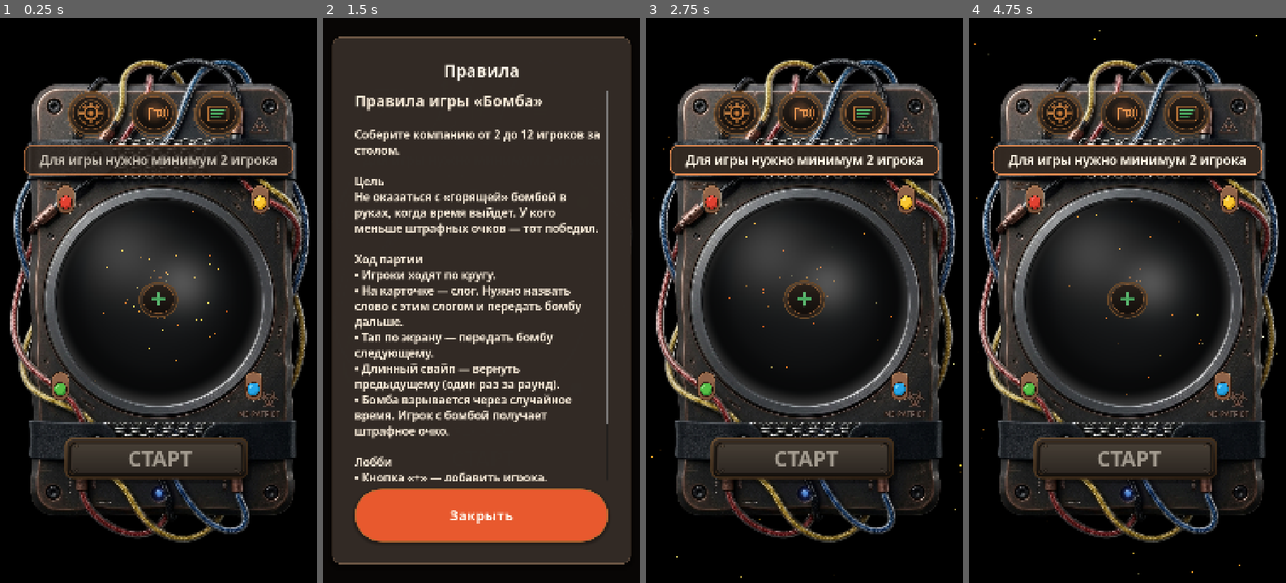
Above: before the commit, frames 1-4 (left to right).
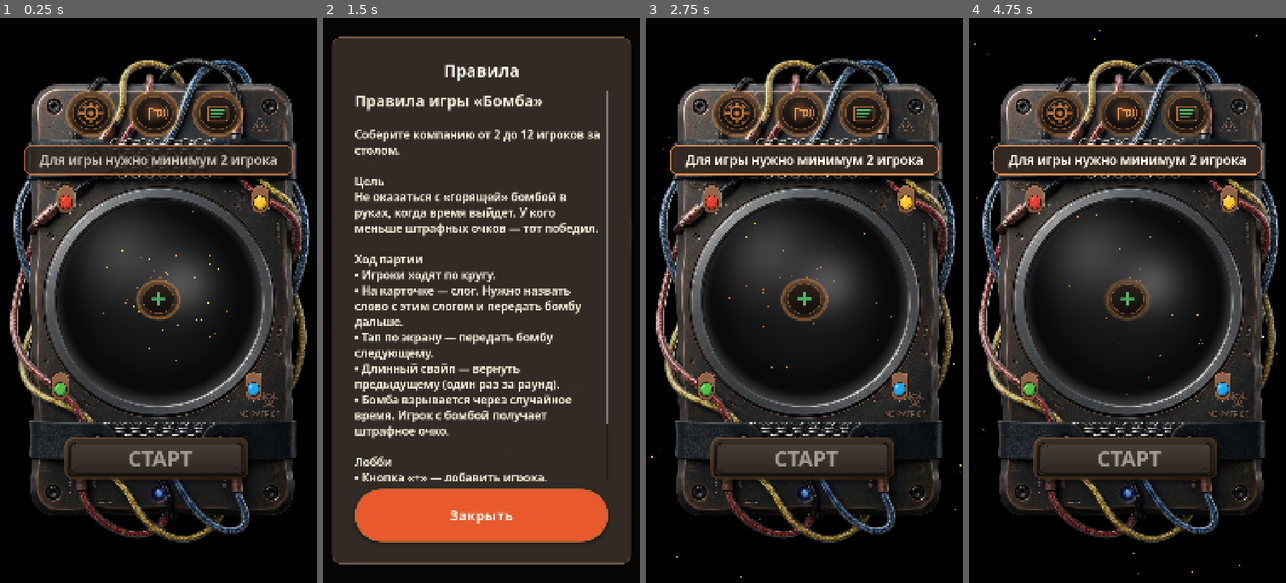
Above: after the commit, the same moments.

Repository: GGamezebo/GodBomb
Game: Godot game, scene res://main.tscn
Two runs of this game, one before a commit and one after it. Both use one fixed random seed, a clock stepped at 60 frames per second and the inputs below.
Inputs (mouse positions are in pixels of both pictures, inside the frame that each line leads up to):
- Up to frame 1 (0.25 s): no input
- Up to frame 2 (1.5 s): click (541, 114) at 0.5 s; click (481, 300) at 1.25 s
- Up to frame 3 (2.75 s): click "Закрыть" at 2 s
- Up to frame 4 (4.75 s): click (1187, 114) at 2.75 s; click (1127, 300) at 3.5 s; click "Закрыть" at 4.25 s

The runs differ from the first frame. In frame 1, 0.6% of the frame differs, in the area x 20-78%, y 12-54%; in frame 2, less than 0.1%; in frame 3, 0.6%; in frame 4, 0.4%.

Commit message:
style for buttons

Diff:
--- /dev/null
+++ b/src/features/menu/bomb_icon_glow.gd
@@ -0,0 +1,105 @@
+class_name BombIconGlow
+extends Control
+
+enum ShapeProfile { TOP_BAR_120, TABLE_144 }
+
+const PULSE_PERIOD := 2.6
+const BASE_GLOW_ALPHA := 0.2
+const PULSE_GLOW_ALPHA := 0.32
+const GLOW_SCALE := 1.09
+const LINE_WIDTH := 5.5
+const OUTER_LINE_WIDTH := 2.5
+const OUTER_GAP := 5.0
+
+const CENTER_Y_120 := 58.0 / 120.0
+const RX_120 := 54.0 / 120.0
+const RY_120 := 50.0 / 120.0
+const CENTER_Y_144 := 70.0 / 144.0
+const RX_144 := 62.0 / 144.0
+const RY_144 := 56.0 / 144.0
+
+@export var shape_profile: ShapeProfile = ShapeProfile.TOP_BAR_120
+@export var glow_tint: Color = Color(0.92, 0.58, 0.28, 1.0)
+@export var alert_glow: bool = false
+
+var _glow_enabled := true
+var _hover_boost := 0.0
+var _extra_boost := 0.0
+var _phase := 0.0
+
+
+func _ready() -> void:
+	mouse_filter = Control.MOUSE_FILTER_IGNORE
+	set_process(_glow_enabled)
+
+
+func set_glow_enabled(enabled: bool) -> void:
+	_glow_enabled = enabled
+	visible = enabled
+	set_process(enabled)
+	queue_redraw()
+
+
+func set_hover_boost(boost: float) -> void:
+	_hover_boost = boost
+	queue_redraw()
+
+
+func set_extra_boost(boost: float) -> void:
+	_extra_boost = boost
+	queue_redraw()
+
+
+func _process(delta: float) -> void:
+	if not _glow_enabled:
+		return
+	_phase += delta
+	queue_redraw()
+
+
+func _bezel_geometry() -> Dictionary:
+	var min_dim := minf(size.x, size.y)
+	match shape_profile:
+		ShapeProfile.TABLE_144:
+			return {
+				"center": Vector2(size.x * 0.5, size.y * CENTER_Y_144),
+				"rx": min_dim * RX_144 * GLOW_SCALE,
+				"ry": min_dim * RY_144 * GLOW_SCALE,
+			}
+		_:
+			return {
+				"center": Vector2(size.x * 0.5, size.y * CENTER_Y_120),
+				"rx": min_dim * RX_120 * GLOW_SCALE,
+				"ry": min_dim * RY_120 * GLOW_SCALE,
+			}
+
+
+func _ellipse_points(center: Vector2, rx: float, ry: float, segments: int = 72) -> PackedVector2Array:
+	var pts := PackedVector2Array()
+	pts.resize(segments + 1)
+	for i in segments + 1:
+		var angle := float(i) / float(segments) * TAU
+		pts[i] = center + Vector2(cos(angle) * rx, sin(angle) * ry)
+	return pts
+
+
+func _draw() -> void:
+	if not _glow_enabled:
+		return
+	var geo := _bezel_geometry()
+	var tint := glow_tint
+	if alert_glow:
+		tint = Color(0.95, 0.42, 0.28, 1.0)
+	var pulse := 0.5 + 0.5 * sin(_phase * TAU / PULSE_PERIOD)
+	var alpha := BASE_GLOW_ALPHA + pulse * PULSE_GLOW_ALPHA + _hover_boost + _extra_boost
+	if alert_glow:
+		alpha += 0.05
+	var ring_color := Color(tint.r, tint.g, tint.b, alpha)
+	draw_polyline(_ellipse_points(geo.center, geo.rx, geo.ry), ring_color, LINE_WIDTH, true)
+	var outer_color := Color(tint.r, tint.g, tint.b, alpha * 0.38)
+	draw_polyline(
+		_ellipse_points(geo.center, geo.rx + OUTER_GAP, geo.ry + OUTER_GAP * 0.85),
+		outer_color,
+		OUTER_LINE_WIDTH,
+		true
+	)
--- /dev/null
+++ b/src/features/menu/bomb_table_action_button.gd
@@ -0,0 +1,40 @@
+class_name BombTableActionButton
+extends TextureButton
+
+var _glow: BombIconGlow
+
+
+func _ready() -> void:
+	clip_contents = false
+	focus_mode = Control.FOCUS_NONE
+	_glow = BombIconGlow.new()
+	_glow.shape_profile = BombIconGlow.ShapeProfile.TABLE_144
+	_glow.mouse_filter = Control.MOUSE_FILTER_IGNORE
+	_glow.show_behind_parent = true
+	add_child(_glow)
+	move_child(_glow, 0)
+	resized.connect(_layout_glow)
+	_layout_glow()
+	set_glow_active(false)
+
+
+func _layout_glow() -> void:
+	if not _glow:
+		return
+	_glow.set_anchors_preset(Control.PRESET_FULL_RECT)
+	_glow.size = size
+
+
+func set_glow_active(active: bool) -> void:
+	if _glow:
+		_glow.set_glow_enabled(active)
+
+
+func set_alert_glow(alert: bool) -> void:
+	if _glow:
+		_glow.alert_glow = alert
+
+
+func set_zone_boost(in_zone: bool) -> void:
+	if _glow:
+		_glow.set_extra_boost(0.14 if in_zone else 0.0)
--- a/src/features/menu/bomb_top_bar_button.gd
+++ b/src/features/menu/bomb_top_bar_button.gd
@@ -1,22 +1,22 @@
 class_name BombTopBarButton
 extends TextureButton
 
-const PULSE_PERIOD := 2.6
-const BASE_GLOW_ALPHA := 0.14
-const PULSE_GLOW_ALPHA := 0.26
-const HOVER_BOOST := 0.1
+const HOVER_BOOST := 0.12
 
 @export var glow_tint: Color = Color(0.92, 0.58, 0.28, 1.0)
 @export var alert_glow: bool = false
 
-var _glow: _GlowRing
+var _glow: BombIconGlow
 var _hovered := false
 
 
 func _ready() -> void:
 	clip_contents = false
 	focus_mode = Control.FOCUS_NONE
-	_glow = _GlowRing.new()
+	_glow = BombIconGlow.new()
+	_glow.shape_profile = BombIconGlow.ShapeProfile.TOP_BAR_120
+	_glow.glow_tint = glow_tint
+	_glow.alert_glow = alert_glow
 	_glow.mouse_filter = Control.MOUSE_FILTER_IGNORE
 	_glow.show_behind_parent = true
 	add_child(_glow)
@@ -26,7 +26,6 @@
 	mouse_exited.connect(_on_mouse_exited)
 	button_down.connect(_on_button_down)
 	button_up.connect(_on_button_up)
-	_glow.configure(_get_glow_color(), alert_glow)
 	_layout_glow()
 
 
@@ -35,6 +34,8 @@
 		return
 	_glow.set_anchors_preset(Control.PRESET_FULL_RECT)
 	_glow.size = size
+	_glow.glow_tint = glow_tint
+	_glow.alert_glow = alert_glow
 
 
 func _on_mouse_entered() -> void:
@@ -54,50 +55,3 @@
 
 func _on_button_up() -> void:
 	modulate = Color(1.04, 1.0, 0.96, 1.0) if _hovered else Color.WHITE
-
-
-func _get_glow_color() -> Color:
-	if alert_glow:
-		return Color(0.95, 0.42, 0.28, 1.0)
-	return glow_tint
-
-
-class _GlowRing extends Control:
-	const PULSE_PERIOD := 2.6
-	const BASE_GLOW_ALPHA := 0.14
-	const PULSE_GLOW_ALPHA := 0.26
-
-	var _hover_boost := 0.0
-	var _phase := 0.0
-	var _tint := Color(0.92, 0.58, 0.28, 1.0)
-	var _alert := false
-
-	func _ready() -> void:
-		set_process(true)
-
-	func configure(tint: Color, alert: bool) -> void:
-		_tint = tint
-		_alert = alert
-
-	func set_hover_boost(boost: float) -> void:
-		_hover_boost = boost
-
-	func _process(delta: float) -> void:
-		var parent := get_parent() as BombTopBarButton
-		if parent:
-			_tint = parent._get_glow_color()
-			_alert = parent.alert_glow
-		_phase += delta
-		queue_redraw()
-
-	func _draw() -> void:
-		var center := size * 0.5
-		var base_radius := minf(size.x, size.y) * 0.47
-		var pulse := 0.5 + 0.5 * sin(_phase * TAU / PULSE_PERIOD)
-		var alpha := BASE_GLOW_ALPHA + pulse * PULSE_GLOW_ALPHA + _hover_boost
-		if _alert:
-			alpha += 0.04
-		var ring := Color(_tint.r, _tint.g, _tint.b, alpha)
-		draw_arc(center, base_radius, 0.0, TAU, 72, ring, 4.5)
-		var outer := Color(_tint.r, _tint.g, _tint.b, alpha * 0.35)
-		draw_arc(center, base_radius + 7.0, 0.0, TAU, 72, outer, 2.0)
--- a/src/features/player_selection/player_selection_widget.gd
+++ b/src/features/player_selection/player_selection_widget.gd
@@ -49,7 +49,6 @@
 var _turn_order_arrows: TurnOrderArrowsLayer
 var _order_badges_layer: Control
 var _order_badges: Array[SeatOrderBadge] = []
-var _remove_button_ring: ChairSwapRing
 var _remove_zone_haptic_active: bool = false
 var _table_hint_banner: TableHintBanner
 var _swap_drag_hint_active: bool = false
@@ -68,7 +67,6 @@
 func _ready() -> void:
 	_setup_turn_order_arrows()
 	_setup_order_badges()
-	_setup_remove_button_ring()
 	_setup_swap_hints()
 	if add_player_button:
 		add_player_button.pressed.connect(_on_add_player_button_pressed)
@@ -103,8 +101,6 @@
 func _on_bomb_layout_applied() -> void:
 	_schedule_position_update()
 	_update_hint_banner_layout()
-	_apply_remove_ring_radius()
-	_layout_remove_button_ring()
 
 
 func _find_layout_host() -> Node:
@@ -218,40 +214,21 @@
 	listener.deinit()
 
 
-func _setup_remove_button_ring() -> void:
+func _sync_add_button_glow(zone_boost: bool = false) -> void:
+	if not add_player_button is BombTableActionButton:
+		return
+	var btn := add_player_button as BombTableActionButton
+	var active := add_player_button.visible and not add_player_button.disabled
+	btn.set_glow_active(active)
+	btn.set_alert_glow(_is_remove_mode)
+	btn.set_zone_boost(zone_boost)
+
+
+func _remove_ring_radius() -> float:
 	if not add_player_button:
-		return
-	_remove_button_ring = ChairSwapRing.new()
-	_remove_button_ring.ring_color = ChairSwapRing.DEFAULT_RING_COLOR
-	_remove_button_ring.z_index = 1
-	_remove_button_ring.mouse_filter = Control.MOUSE_FILTER_IGNORE
-	add_player_button.add_child(_remove_button_ring)
-	if not add_player_button.resized.is_connected(_layout_remove_button_ring):
-		add_player_button.resized.connect(_layout_remove_button_ring)
-	_apply_remove_ring_radius()
-	_layout_remove_button_ring()
-
-
-func _apply_remove_ring_radius() -> void:
-	if not _remove_button_ring or not add_player_button:
-		return
+		return ChairSwapRing.DEFAULT_RING_RADIUS
 	var button_half := minf(add_player_button.size.x, add_player_button.size.y) * 0.5
-	var chair_half := chair_size.x * 0.5
-	_remove_button_ring.set_ring_radius(ChairSwapRing.radius_for_half_extent(button_half, chair_half))
-
-
-func _layout_remove_button_ring() -> void:
-	if not _remove_button_ring or not add_player_button:
-		return
-	var ring_radius := _remove_button_ring.ring_radius
-	var button_center := add_player_button.size * 0.5
-	_remove_button_ring.position = button_center - Vector2(ring_radius, ring_radius)
-
-
-func _remove_ring_radius() -> float:
-	if _remove_button_ring:
-		return _remove_button_ring.ring_radius
-	return ChairSwapRing.DEFAULT_RING_RADIUS
+	return ChairSwapRing.radius_for_half_extent(button_half, chair_size.x * 0.5)
 
 
 func _get_remove_button_center_global() -> Vector2:
@@ -282,12 +259,8 @@
 
 
 func _update_remove_button_ring(dragging: PlayerIcon) -> void:
-	if not _remove_button_ring:
-		return
-	_apply_remove_ring_radius()
-	_layout_remove_button_ring()
 	var in_zone := dragging != null and _is_icon_in_remove_ring(dragging)
-	_remove_button_ring.visible_ring = in_zone
+	_sync_add_button_glow(in_zone)
 	_update_remove_button_highlight(in_zone)
 
 
@@ -683,6 +656,7 @@
 		add_player_button.disabled = count >= game_config.max_players
 		_update_add_button_animation(_player_icons.size() < _min_players_required())
 	_apply_add_button_texture()
+	_sync_add_button_glow()
 	_refresh_table_hint()
 
 
@@ -937,8 +911,7 @@
 	_set_order_markers_drag_dimmed(false)
 	_refresh_turn_order()
 	_clear_chair_highlights()
-	if _remove_button_ring:
-		_remove_button_ring.visible_ring = false
+	_sync_add_button_glow(false)
 	_update_remove_button_highlight(false)
 
 	if should_remove:
@@ -1140,8 +1113,6 @@
 	if what == NOTIFICATION_RESIZED:
 		_schedule_position_update()
 		_update_hint_banner_layout()
-		_apply_remove_ring_radius()
-		_layout_remove_button_ring()
 
 
 func _apply_emergency_interaction_state() -> void:
--- a/src/features/player_selection/player_selection_widget.tscn
+++ b/src/features/player_selection/player_selection_widget.tscn
@@ -10,6 +10,8 @@
 [ext_resource type="Texture2D" uid="uid://dvlu4xtqm3p2e" path="res://assets/party_kitchen/buttons/add_player.svg" id="8"]
 [ext_resource type="Texture2D" uid="uid://barvyayav0plu" path="res://assets/party_kitchen/buttons/remove_player.svg" id="9"]
 [ext_resource type="Texture2D" uid="uid://cyemvf284wyqa" path="res://assets/party_kitchen/table.svg" id="10"]
+
+[ext_resource type="Script" path="res://src/features/menu/bomb_table_action_button.gd" id="11"]
 
 [node name="PlayerSelectionWidget" type="Control" unique_id=282943105 node_paths=PackedStringArray("preset_storage", "table_area", "icons_layer", "chairs_layer", "add_player_button", "edit_player_window")]
 layout_mode = 3
@@ -90,6 +92,8 @@
 texture_normal = ExtResource("8")
 ignore_texture_size = true
 stretch_mode = 5
+clip_contents = false
+script = ExtResource("11")
 
 [node name="PresetStorage" type="Node" parent="." unique_id=1088746652]
 script = ExtResource("2")
Not shown, added: src/features/menu/bomb_icon_glow.gd.uid
Not shown, added: src/features/menu/bomb_table_action_button.gd.uid
